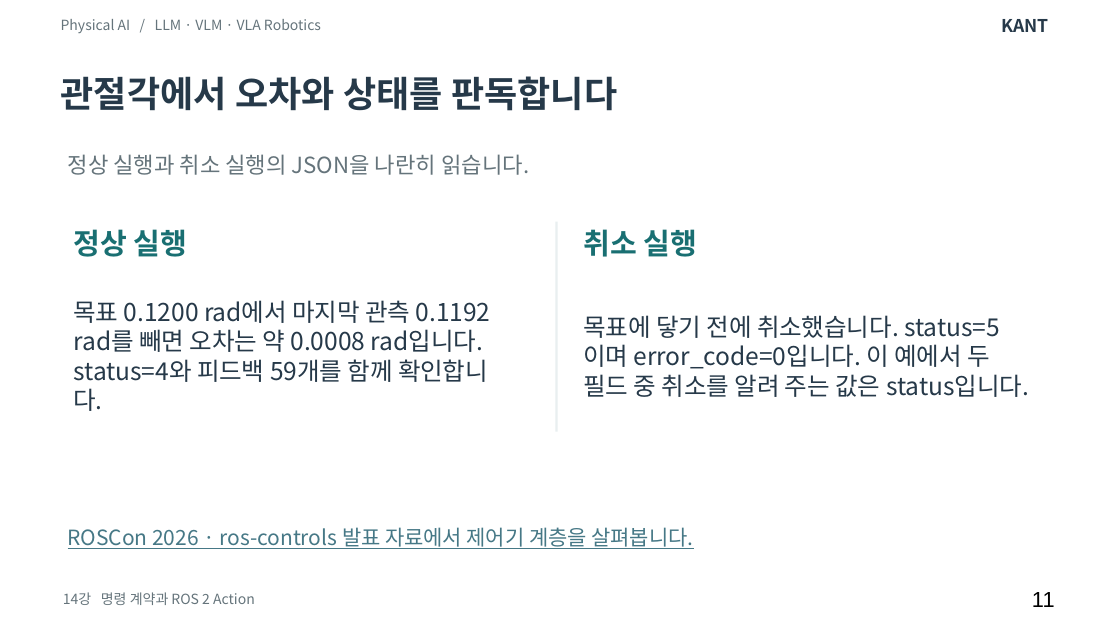
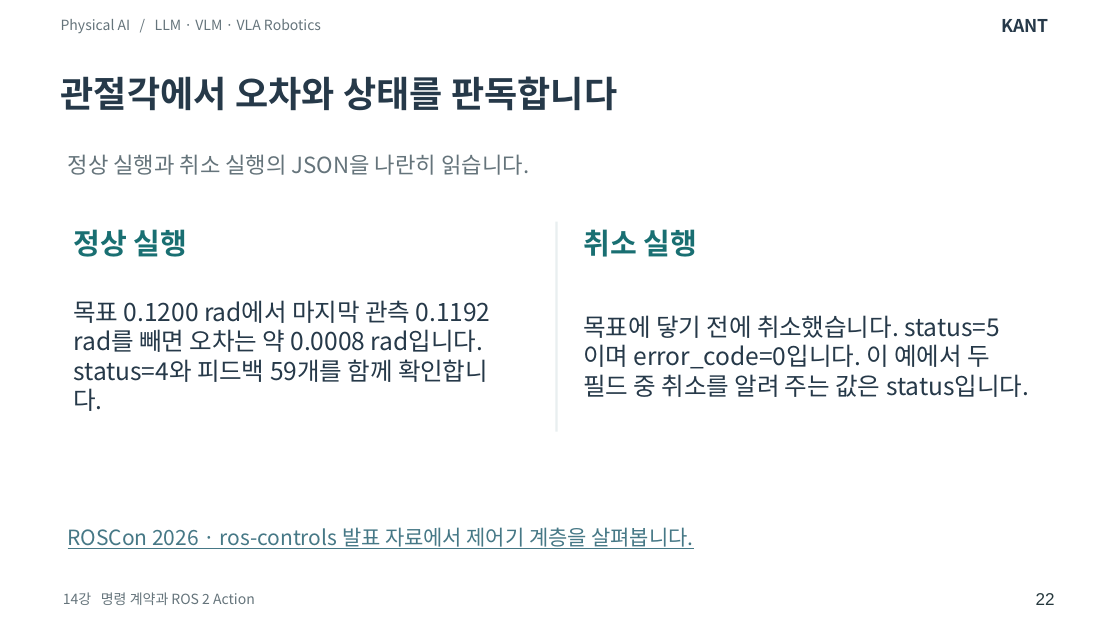
Before and after one commit to SpartaPA/waffle-mpx-lyrical, a slide deck: slide 22 of lessons/14-18/lessons-14-18.pptx (slide 11 before the commit). Drawn at 1120x630 pixels with LibreOffice and Linux fonts; fonts in the diff are those of the drawing. Boxes give left, top, right and bottom in pixels: in the first picture for what was removed or moved away, otherwise in the second. Text is boxed around its words. In the diff, an @@ line names an element or a change of style, - is before the commit and + after.

```diff
--- a/lessons/14-18/lessons-14-18.pptx
+++ b/lessons/14-18/lessons-14-18.pptx
@@ text at (1036, 593, 1055, 605): text changed; size 14 to 11 pt; text colour #000000 to #26383D @@
-11
+22
```
Also in this commit, not shown: 52 other slides changed, 35 slides added, 2 other files.
